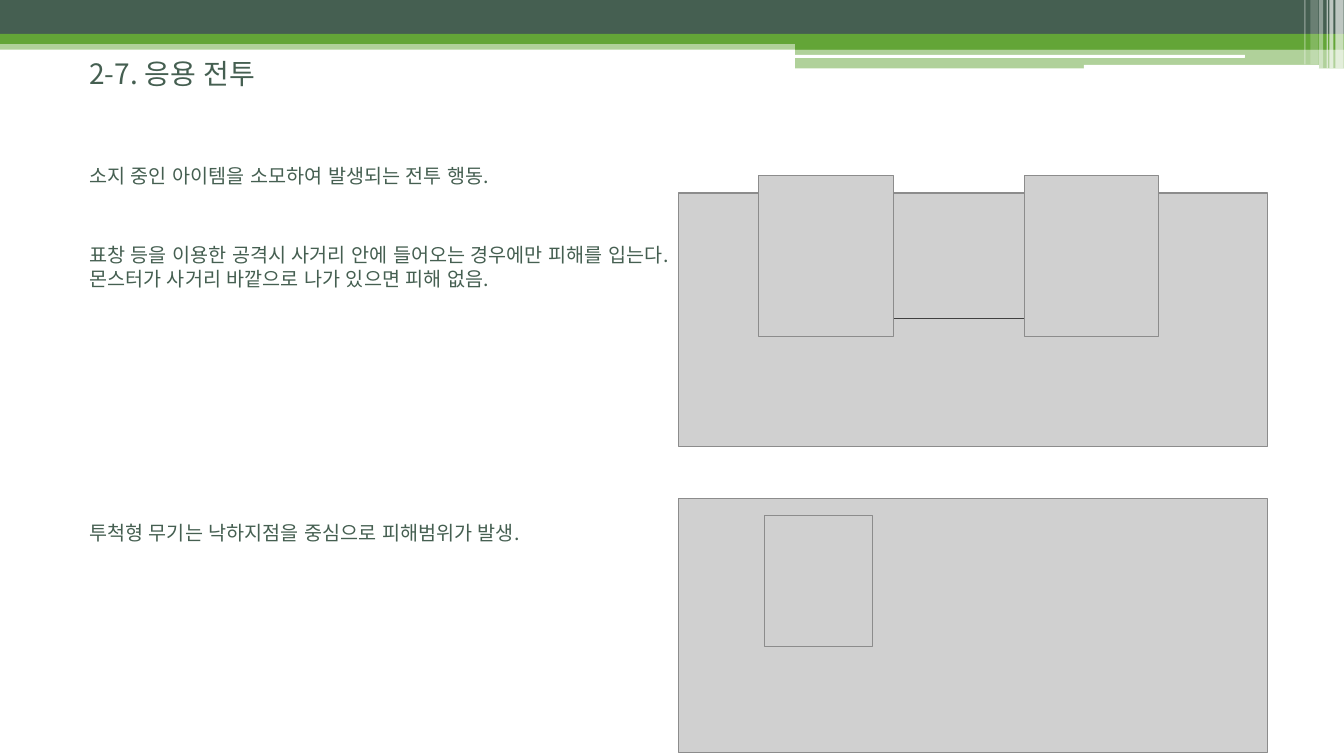
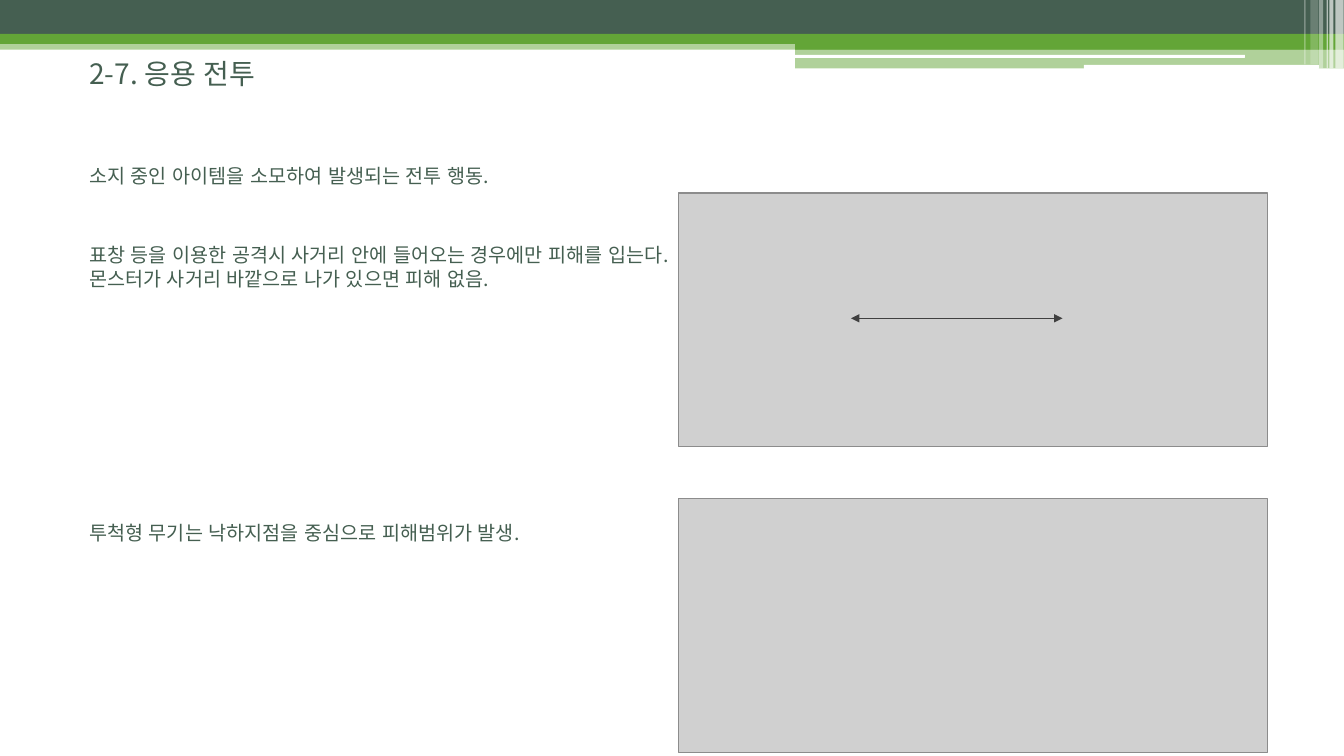
Before and after one commit to uknim2000/TIL, a slide deck: slide 14 of 003_게임기획서/노비의모험_전투시스템_김병훈_v001_200122.pptx. Drawn at 1344x756 pixels with LibreOffice and Linux fonts; fonts in the diff are those of the drawing; grey boxes stand for pictures. Boxes give left, top, right and bottom in pixels: in the first picture for what was removed or moved away, otherwise in the second. Text is boxed around its words. In the diff, an @@ line names an element or a change of style, - is before the commit and + after.

```diff
--- a/003_게임기획서/노비의모험_전투시스템_김병훈_v001_200122.pptx
+++ b/003_게임기획서/노비의모험_전투시스템_김병훈_v001_200122.pptx
@@ picture removed at [759,175,893,337] @@
@@ picture removed at [1024,175,1158,337] @@
@@ picture removed at [765,516,873,646] @@
```
Also in this commit, not shown: 2 other slides changed, 1 other file.
